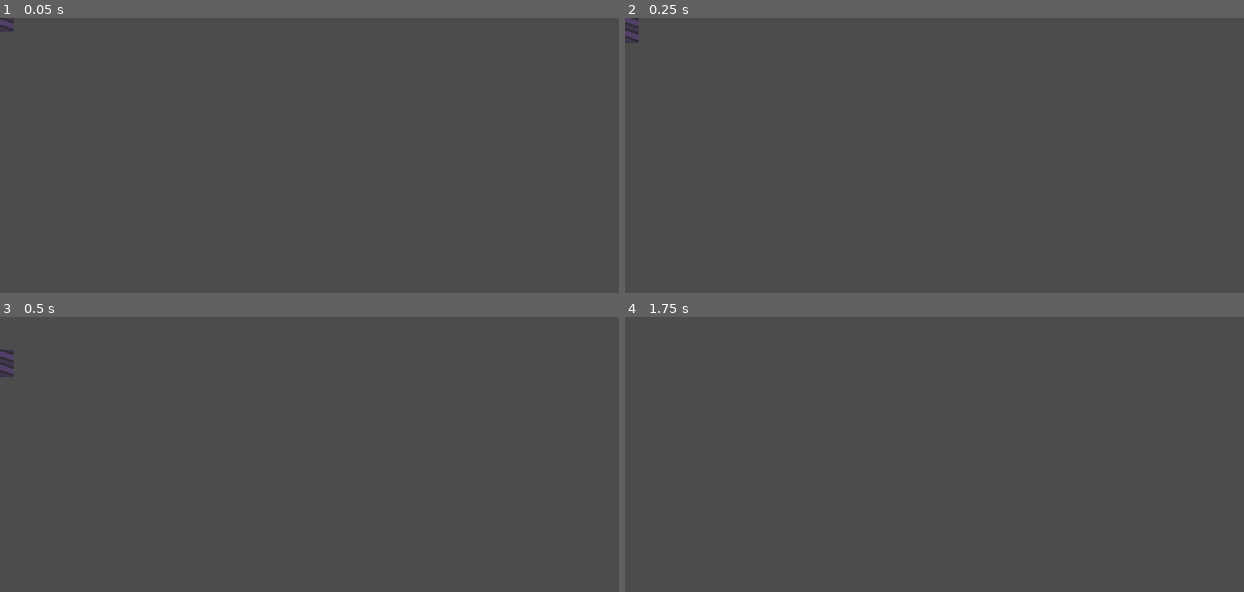
Above: before the commit, frames 1-4 (two rows, left to right).
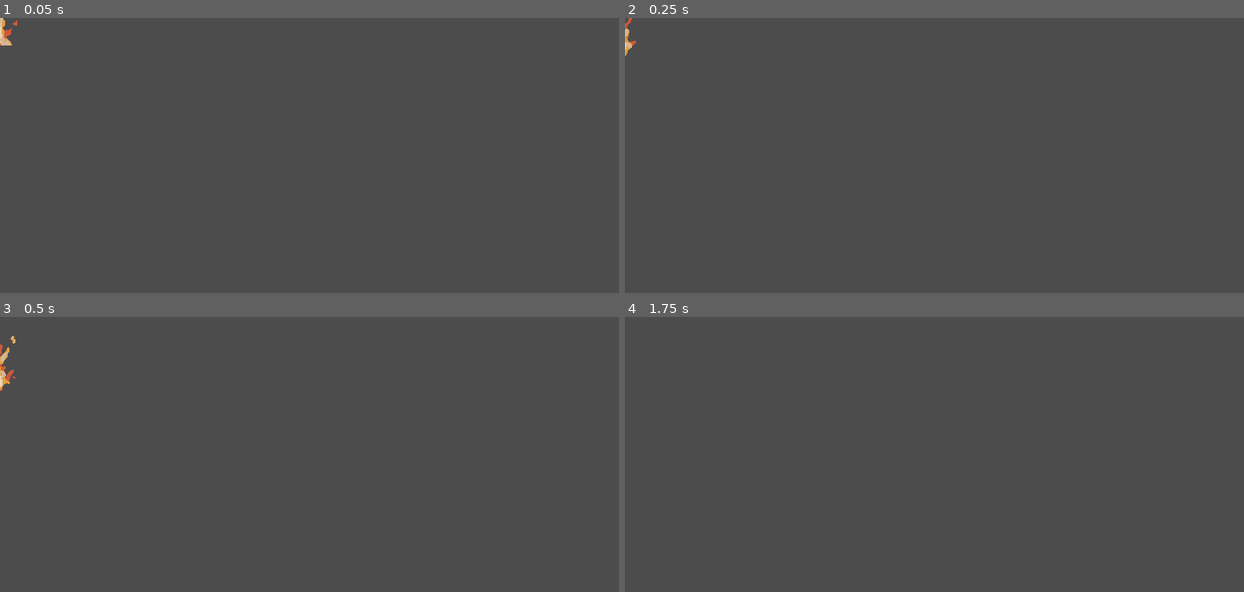
Above: after the commit, the same moments.

Repository: HaywardMorihara/SurviveTheIsland
Game: Godot game, scene res://src/Weather/LavaPiece.tscn
The game is run twice, just before and just after one commit, with the same random seed, the same clock (stepped at 60 frames per second) and the same inputs. This scene is started directly instead of the project's main scene.
Inputs (mouse positions are in pixels of both pictures, inside the frame that each line leads up to):
- Up to frame 1 (0.05 s): no input
- Up to frame 2 (0.25 s): no input
- Up to frame 3 (0.5 s): no input
- Up to frame 4 (1.75 s): move the mouse to (1070, 440) at 0.52 s; hold D (move_right) from 0.53 s (still down); tap Mouse wheel down (cycle_block_type_down) at 0.6 s; tap W (jump) at 0.77, 1.52 s; move the mouse to (810, 468) at 1.27 s; tap Mouse wheel up (cycle_block_type_up) at 1.35 s

The runs differ from the first frame. In frame 1, 0.2% of the frame differs, in the area x 0-3%, y 0-10%; in frame 2, 0.2%; in frame 3, 0.3%, in the area x 0-3%, y 6-27%; in frame 4, nothing differs.

Commit message:
Import Lava Art

Diff:
--- a/src/Weather/LavaPiece.tscn
+++ b/src/Weather/LavaPiece.tscn
@@ -1,7 +1,43 @@
-[gd_scene load_steps=4 format=2]
+[gd_scene load_steps=12 format=2]
 
-[ext_resource path="res://assets/art/blocks/demo_block.png" type="Texture" id=1]
+[ext_resource path="res://assets/art/weather/falling_fire.png" type="Texture" id=1]
 [ext_resource path="res://src/Weather/LavaPiece.gd" type="Script" id=2]
+
+[sub_resource type="AtlasTexture" id=2]
+atlas = ExtResource( 1 )
+region = Rect2( 0, 0, 64, 64 )
+
+[sub_resource type="AtlasTexture" id=3]
+atlas = ExtResource( 1 )
+region = Rect2( 64, 0, 64, 64 )
+
+[sub_resource type="AtlasTexture" id=4]
+atlas = ExtResource( 1 )
+region = Rect2( 128, 0, 64, 64 )
+
+[sub_resource type="AtlasTexture" id=5]
+atlas = ExtResource( 1 )
+region = Rect2( 192, 0, 64, 64 )
+
+[sub_resource type="AtlasTexture" id=6]
+atlas = ExtResource( 1 )
+region = Rect2( 256, 0, 64, 64 )
+
+[sub_resource type="AtlasTexture" id=7]
+atlas = ExtResource( 1 )
+region = Rect2( 320, 0, 64, 64 )
+
+[sub_resource type="AtlasTexture" id=8]
+atlas = ExtResource( 1 )
+region = Rect2( 384, 0, 64, 64 )
+
+[sub_resource type="SpriteFrames" id=9]
+animations = [ {
+"frames": [ SubResource( 2 ), SubResource( 3 ), SubResource( 4 ), SubResource( 5 ), SubResource( 6 ), SubResource( 7 ), SubResource( 8 ) ],
+"loop": true,
+"name": "default",
+"speed": 60.0
+} ]
 
 [sub_resource type="RectangleShape2D" id=1]
 extents = Vector2( 16, 16 )
@@ -15,8 +51,10 @@
 contact_monitor = true
 script = ExtResource( 2 )
 
-[node name="Sprite" type="Sprite" parent="."]
-texture = ExtResource( 1 )
+[node name="AnimatedSprite" type="AnimatedSprite" parent="."]
+frames = SubResource( 9 )
+frame = 1
+playing = true
 
 [node name="CollisionShape2D" type="CollisionShape2D" parent="."]
 shape = SubResource( 1 )
Binary file added: assets/art/weather/falling_fire.png
Not shown, added: assets/art/weather/falling_fire.png.import
